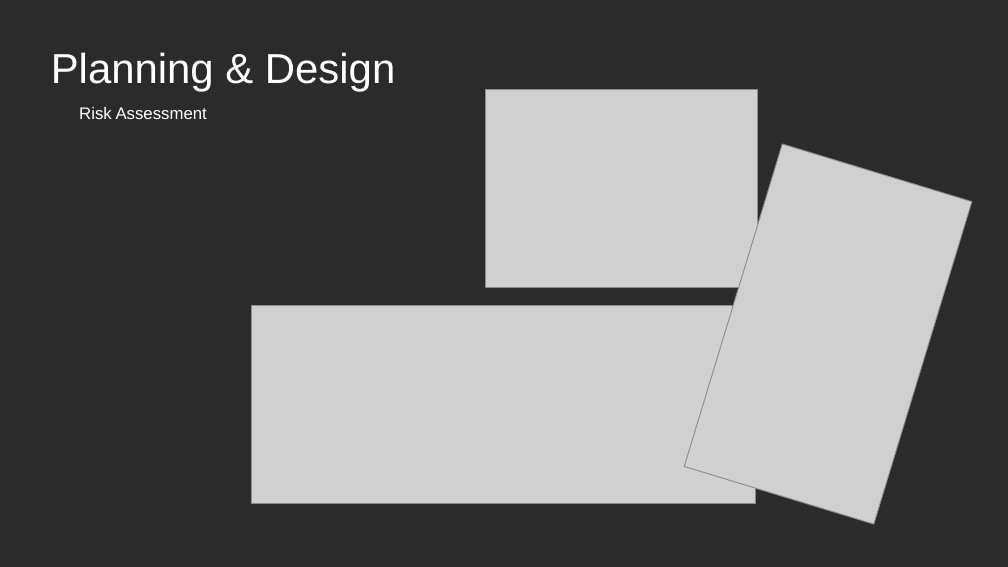
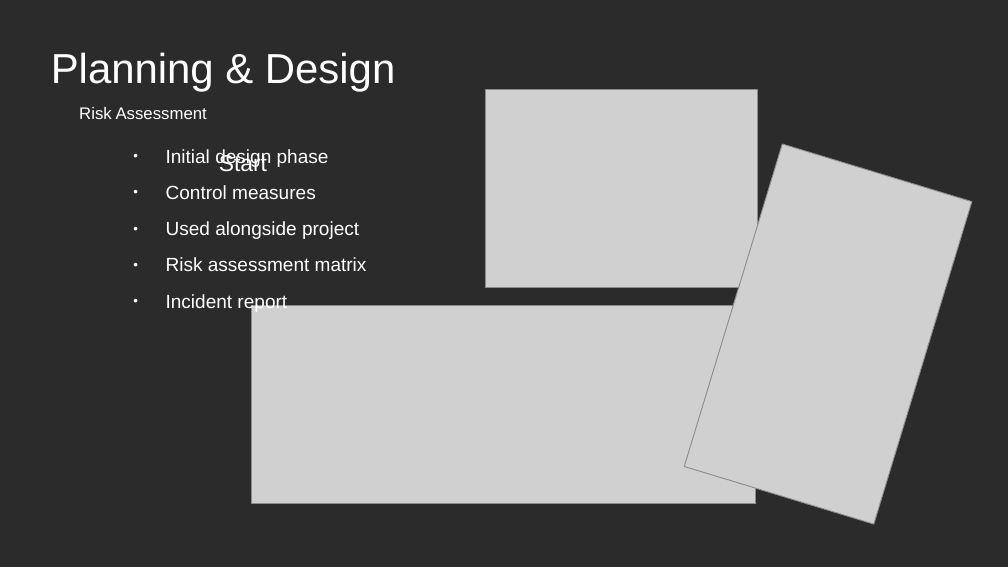
Before and after one commit to KBarrett89/Group3-supplementary, a slide deck: slide 4 of Final Project Presentation.odp. Drawn at 1008x567 pixels with LibreOffice and Linux fonts; fonts in the diff are those of the drawing; grey boxes stand for pictures; background and template pictures are left out; a plain dark background stands for a picture behind light text. Boxes give left, top, right and bottom in pixels: in the first picture for what was removed or moved away, otherwise in the second. Text is boxed around its words. In the diff, an @@ line names an element or a change of style, - is before the commit and + after.

```diff
--- a/Final Project Presentation.odp
+++ b/Final Project Presentation.odp
@@ text added at bbox=[166, 149, 367, 312], 15 pt, text #FFFFFF @@
+● Initial design phase
+● Control measures
+● Used alongside project
+● Risk assessment matrix
+● Incident report
@@ text added at bbox=[219, 153, 267, 171], 18 pt, text #FFFFFF @@
+Start
```
Also in this commit, not shown: 2 other slides changed, 1 slide added, 1 slide removed.
